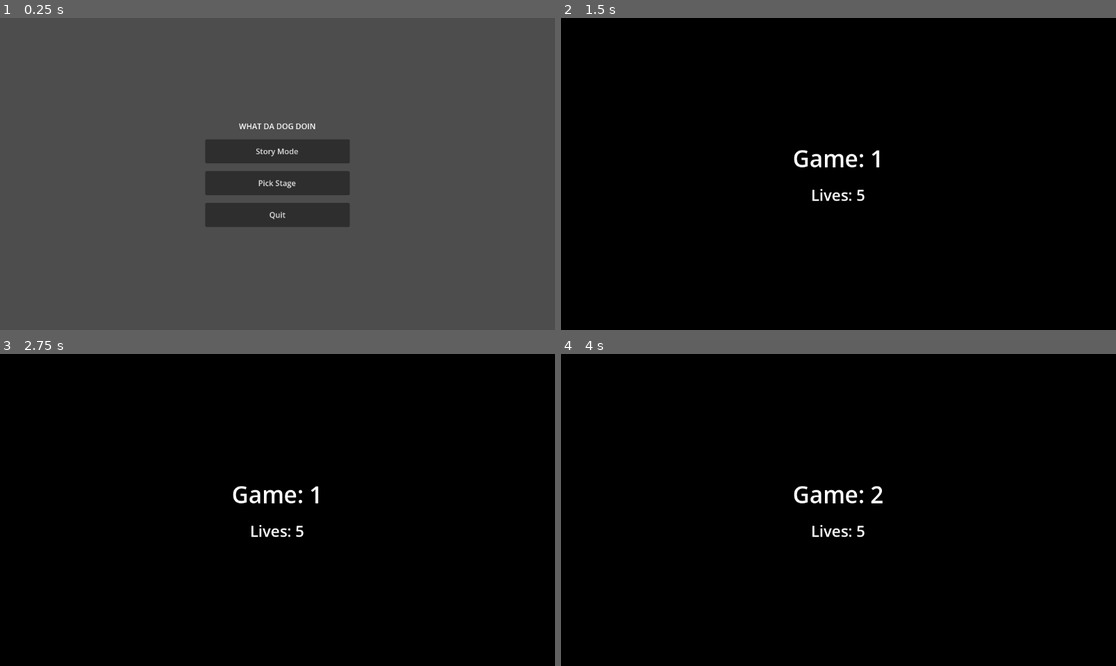
Above: before the commit, frames 1-4 (two rows, left to right).
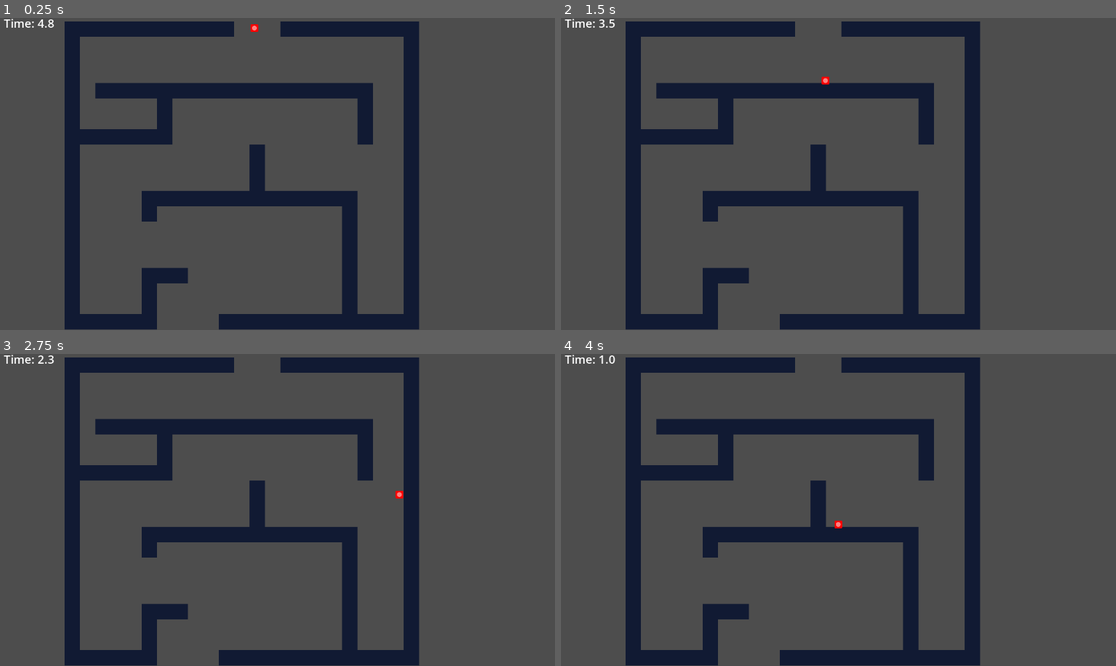
Above: after the commit, the same moments.

Repository: Pacil-Hore/what-da-dog-doin
Game: Godot game, scene res://Scenes/park/Labyrinth/labyrinth_level.tscn
Two runs of this game, one before a commit and one after it. Both use one fixed random seed, a clock stepped at 60 frames per second and the inputs below. Before the commit the project starts from res://Scenes/Menus/MainMenu.tscn.
Inputs (mouse positions are in pixels of both pictures, inside the frame that each line leads up to):
- Up to frame 1 (0.25 s): no input
- Up to frame 2 (1.5 s): click (838, 152) at 0.5 s, where only the run before the commit has a clickable "Story Mode"; click (838, 195) at 1.25 s, where only the run before the commit has a clickable "Continue →"
- Up to frame 3 (2.75 s): tap Enter at 2 s; move the mouse to (399, 494) at 2.02 s; click (399, 494) at 2.17 s; tap Space at 2.27 s
- Up to frame 4 (4 s): move the mouse to (727, 525) at 2.77 s; click (727, 525) at 2.92 s; tap Space at 3.02 s; click (838, 528) at 3.5 s, where only the run before the commit has a clickable "WIN"

The runs differ from the first frame. In frame 1, 23% of the frame differs, in the area x 0-76%, y 0-100%; in frame 2, 100%, in the area x 0-100%, y 0-100%; in frame 3, 100%; in frame 4, 100%.

Commit message:
feat: implement jump rope mini-game logic, game manager infrastructure, and associated assets

Diff:
--- /dev/null
+++ b/Scenes/AppManager.tscn
@@ -0,0 +1,40 @@
+[gd_scene format=3]
+
+[ext_resource type="Script" path="res://Scripts/app_manager.gd" id="1_uhbg8"]
+[ext_resource type="PackedScene" path="res://Scenes/Menus/MainMenu.tscn" id="2_mg4ys"]
+[ext_resource type="PackedScene" path="res://Scenes/Menus/StageSelect.tscn" id="3_86k5y"]
+[ext_resource type="PackedScene" path="res://Scenes/Cutscenes/CutsceneA.tscn" id="4_i1bw7"]
+[ext_resource type="PackedScene" path="res://Scenes/Cutscenes/CutsceneB.tscn" id="5_luyt5"]
+[ext_resource type="PackedScene" path="res://Scenes/Cutscenes/CutsceneC.tscn" id="6_d7d5k"]
+[ext_resource type="PackedScene" path="res://Scenes/GameManager.tscn" id="7_x057w"]
+[ext_resource type="PackedScene" path="res://Scenes/park/Labyrinth/labyrinth_level.tscn" id="8_tbdtn"]
+[ext_resource type="PackedScene" path="res://Scenes/park/JumpRope/JumpRopeStage.tscn" id="9_q8wbe"]
+[ext_resource type="PackedScene" path="res://Scenes/park/PickMe/PickMeStage.tscn" id="10_h5en5"]
+[ext_resource type="PackedScene" path="res://Scenes/park/Untangle/UntangleStage.tscn" id="11_5qyke"]
+[ext_resource type="PackedScene" path="res://Scenes/park/PlaceholderPark1.tscn" id="12_g8enm"]
+[ext_resource type="PackedScene" path="res://Scenes/park/PlaceholderPark2.tscn" id="13_gmk5h"]
+[ext_resource type="PackedScene" path="res://Scenes/park/PlaceholderPark3.tscn" id="14_7pil5"]
+[ext_resource type="PackedScene" path="res://Scenes/park/PlaceholderPark4.tscn" id="15_i50ik"]
+[ext_resource type="PackedScene" path="res://Scenes/park/PlaceholderParkBoss.tscn" id="16_em45s"]
+[ext_resource type="PackedScene" path="res://Scenes/street/PickTheRope/PickTheRopeStage.tscn" id="17_2cd0w"]
+[ext_resource type="PackedScene" path="res://Scenes/street/Toilet/ToiletStage.tscn" id="18_oaig6"]
+[ext_resource type="PackedScene" path="res://Scenes/street/PlaceholderStreet1.tscn" id="19_ow0sn"]
+[ext_resource type="PackedScene" path="res://Scenes/street/PlaceholderStreet2.tscn" id="20_8g0j6"]
+[ext_resource type="PackedScene" path="res://Scenes/street/PlaceholderStreet3.tscn" id="21_deeb1"]
+[ext_resource type="PackedScene" path="res://Scenes/street/PlaceholderStreet4.tscn" id="22_ih7s3"]
+[ext_resource type="PackedScene" path="res://Scenes/street/PlaceholderStreet5.tscn" id="23_wm7q4"]
+[ext_resource type="PackedScene" path="res://Scenes/street/PlaceholderStreet6.tscn" id="24_vc0jl"]
+[ext_resource type="PackedScene" path="res://Scenes/street/PlaceholderStreetBoss.tscn" id="25_c1y88"]
+
+[node name="AppManager" type="Node" unique_id=1453838948]
+script = ExtResource("1_uhbg8")
+main_menu_scene = ExtResource("2_mg4ys")
+stage_select_scene = ExtResource("3_86k5y")
+cutscene_a_scene = ExtResource("4_i1bw7")
+cutscene_b_scene = ExtResource("5_luyt5")
+cutscene_c_scene = ExtResource("6_d7d5k")
+game_manager_scene = ExtResource("7_x057w")
+park_microgames = Array[PackedScene]([ExtResource("8_tbdtn"), ExtResource("9_q8wbe"), ExtResource("10_h5en5"), ExtResource("11_5qyke"), ExtResource("12_g8enm"), ExtResource("13_gmk5h"), ExtResource("14_7pil5"), ExtResource("15_i50ik")])
+park_boss = ExtResource("16_em45s")
+street_microgames = Array[PackedScene]([ExtResource("17_2cd0w"), ExtResource("18_oaig6"), ExtResource("19_ow0sn"), ExtResource("20_8g0j6"), ExtResource("21_deeb1"), ExtResource("22_ih7s3"), ExtResource("23_wm7q4"), ExtResource("24_vc0jl")])
+street_boss = ExtResource("25_c1y88")
--- a/Scenes/GameManager.tscn
+++ b/Scenes/GameManager.tscn
@@ -1,6 +1,8 @@
-[gd_scene format=3 uid="uid://cetkayu1iq8kv"]
+[gd_scene format=3 uid="uid://bgb41qmrmaxtl"]
 
 [ext_resource type="Script" uid="uid://56nt545x6yhe" path="res://Scripts/game_manager.gd" id="1_m2tc1"]
+[ext_resource type="PackedScene" uid="uid://7ugsq80aeecn" path="res://Scenes/Interstitial.tscn" id="2_bwyv8"]
 
 [node name="GameManager" type="Node" unique_id=536985573]
 script = ExtResource("1_m2tc1")
+interstitial_scene = ExtResource("2_bwyv8")
--- a/Scenes/Interstitial.tscn
+++ b/Scenes/Interstitial.tscn
@@ -36,12 +36,6 @@
 theme_override_constants/separation = 20
 alignment = 1
 
-[node name="GameNumberLabel" type="Label" parent="VBoxContainer" unique_id=2000666493]
-layout_mode = 2
-theme_override_font_sizes/font_size = 48
-text = "Game: 1"
-horizontal_alignment = 1
-
 [node name="LivesLabel" type="Label" parent="VBoxContainer" unique_id=295737217]
 layout_mode = 2
 theme_override_font_sizes/font_size = 32
@@ -55,3 +49,14 @@
 theme_override_font_sizes/font_size = 36
 text = "SPEED UP!"
 horizontal_alignment = 1
+
+[node name="ControlIcon" type="TextureRect" parent="VBoxContainer" unique_id=1670314742]
+custom_minimum_size = Vector2(128, 128)
+layout_mode = 2
+expand_mode = 1
+stretch_mode = 5
+
+[node name="BossLabel" type="Label" parent="VBoxContainer" unique_id=986874438]
+visible = false
+layout_mode = 2
+text = "BOSS STAGE!"
--- /dev/null
+++ b/Scenes/ObjectiveOverlay.tscn
@@ -0,0 +1,36 @@
+[gd_scene format=3 uid="uid://tvjhmo8l8bo5"]
+
+[ext_resource type="Script" uid="uid://i0apiq10hvka" path="res://Scripts/objective_overlay.gd" id="1_dkxtn"]
+
+[node name="ObjectiveOverlay" type="CanvasLayer" unique_id=877309698]
+script = ExtResource("1_dkxtn")
+
+[node name="Control" type="Control" parent="." unique_id=1799123217]
+layout_mode = 3
+anchors_preset = 15
+anchor_right = 1.0
+anchor_bottom = 1.0
+grow_horizontal = 2
+grow_vertical = 2
+
+[node name="Dimmer" type="ColorRect" parent="Control" unique_id=231513488]
+layout_mode = 0
+anchor_right = 1.0
+anchor_bottom = 1.0
+color = Color(0, 0, 0, 0.6)
+
+[node name="VBoxContainer" type="VBoxContainer" parent="Control" unique_id=1201976351]
+layout_mode = 0
+anchor_left = 0.5
+anchor_top = 0.5
+anchor_right = 0.5
+anchor_bottom = 0.5
+grow_horizontal = 2
+grow_vertical = 2
+alignment = 1
+
+[node name="ObjectiveLabel" type="Label" parent="Control/VBoxContainer" unique_id=42938170]
+layout_mode = 2
+theme_override_font_sizes/font_size = 32
+text = "Objective Text"
+horizontal_alignment = 1
--- a/Scenes/Player.tscn
+++ b/Scenes/Player.tscn
@@ -1,12 +1,18 @@
 [gd_scene format=3 uid="uid://canpbu2erlkfy"]
 
 [ext_resource type="Script" uid="uid://bgfmhapsibb88" path="res://Scripts/player_mouse.gd" id="1_rpqav"]
+[ext_resource type="Texture2D" uid="uid://dg5ekpbw835er" path="res://Assets/generated/player_placeholder.png" id="2_kyqiw"]
 
-[sub_resource type="CircleShape2D" id="CircleShape2D_qbkls"]
-radius = 6.0
+[sub_resource type="CircleShape2D" id="CircleShape2D_kyqiw"]
+radius = 5.0
 
 [node name="Player" type="CharacterBody2D" unique_id=2099717202]
+motion_mode = 1
 script = ExtResource("1_rpqav")
 
 [node name="CollisionShape2D" type="CollisionShape2D" parent="." unique_id=1990488128]
-shape = SubResource("CircleShape2D_qbkls")
+shape = SubResource("CircleShape2D_kyqiw")
+
+[node name="Sprite2D" type="Sprite2D" parent="." unique_id=1911358964]
+scale = Vector2(0.25, 0.25)
+texture = ExtResource("2_kyqiw")
--- a/Scenes/park/Labyrinth/labyrinth_level.tscn
+++ b/Scenes/park/Labyrinth/labyrinth_level.tscn
@@ -1,6 +1,6 @@
 [gd_scene format=3 uid="uid://732jxuib78jn"]
 
-[ext_resource type="PackedScene" uid="uid://crbrwaqq404iv" path="res://Scenes/Labyrinth/labyrinth_object.tscn" id="1_wo3la"]
+[ext_resource type="PackedScene" uid="uid://crbrwaqq404iv" path="res://Scenes/park/Labyrinth/labyrinth_object.tscn" id="1_wo3la"]
 [ext_resource type="PackedScene" uid="uid://canpbu2erlkfy" path="res://Scenes/Player.tscn" id="2_jrs6i"]
 [ext_resource type="Script" uid="uid://c5vrtkuahkgl6" path="res://Scripts/labyrinth_level.gd" id="3_857ma"]
 
--- a/Scripts/JumpRope/jump_rope_stage.gd
+++ b/Scripts/JumpRope/jump_rope_stage.gd
@@ -2,6 +2,10 @@
 
 signal game_won
 signal game_lost
+
+@export var objective_text: String = "Jump!"
+@export var control_hint: String = "Spacebar"
+@export var control_icon_path: String = "res://assets/generated/spacebar_icon.png"
 
 @export var start_delay_duration: float = 1.0
 @export var round_duration: float = 5.0
--- a/Scripts/PickMe/pick_me_stage.gd
+++ b/Scripts/PickMe/pick_me_stage.gd
@@ -2,6 +2,10 @@
 
 signal game_won
 signal game_lost
+
+@export var objective_text: String = "Pick the right one!"
+@export var control_hint: String = "Mouse"
+@export var control_icon_path: String = "res://assets/generated/mouse_icon.png"
 
 @export var time_limit := 3.0
 @export var win_label_text := "You picked the clue!"
--- a/Scripts/PickTheRope/pick_the_rope_stage.gd
+++ b/Scripts/PickTheRope/pick_the_rope_stage.gd
@@ -3,6 +3,10 @@
 
 signal game_won
 signal game_lost
+
+@export var objective_text: String = "Pick your dog!"
+@export var control_hint: String = "Mouse"
+@export var control_icon_path: String = "res://assets/generated/mouse_icon.png"
 
 @export var start_delay_duration: float = 0.25
 @export var time_limit: float = 4.0
--- a/Scripts/Toilet/toilet_stage.gd
+++ b/Scripts/Toilet/toilet_stage.gd
@@ -2,6 +2,10 @@
 
 signal game_won
 signal game_lost
+
+@export var objective_text: String = "Pick the right place!"
+@export var control_hint: String = "Mouse"
+@export var control_icon_path: String = "res://assets/generated/mouse_icon.png"
 
 @export var time_limit: float = 3.0
 @export var instruction_text: String = "Left click the best toilet spot before time runs out."
--- a/Scripts/Untangle/untangle_stage.gd
+++ b/Scripts/Untangle/untangle_stage.gd
@@ -2,6 +2,10 @@
 
 signal game_won
 signal game_lost
+
+@export var objective_text: String = "Spin to untangle!"
+@export var control_hint: String = "Mouse"
+@export var control_icon_path: String = "res://assets/generated/mouse_icon.png"
 
 @export var time_limit := 5.0
 @export var rotations_per_state := 5
--- a/Scripts/app_manager.gd
+++ b/Scripts/app_manager.gd
@@ -1,37 +1,20 @@
 extends Node
 
-# Scenes
-const MAIN_MENU_SCENE = "res://Scenes/Menus/MainMenu.tscn"
-const STAGE_SELECT_SCENE = "res://Scenes/Menus/StageSelect.tscn"
-const CUTSCENE_A_SCENE = "res://Scenes/Cutscenes/CutsceneA.tscn"
-const CUTSCENE_B_SCENE = "res://Scenes/Cutscenes/CutsceneB.tscn"
-const CUTSCENE_C_SCENE = "res://Scenes/Cutscenes/CutsceneC.tscn"
-const GAME_MANAGER_SCENE = "res://Scenes/GameManager.tscn"
+@export_group("Core Scenes")
+@export var main_menu_scene: PackedScene
+@export var stage_select_scene: PackedScene
+@export var cutscene_a_scene: PackedScene
+@export var cutscene_b_scene: PackedScene
+@export var cutscene_c_scene: PackedScene
+@export var game_manager_scene: PackedScene
 
-# Scenario configs: arrays of scene paths
-const PARK_MICROGAMES: Array[String] = [
-	"res://Scenes/park/Labyrinth/labyrinth_level.tscn",
-	"res://Scenes/park/JumpRope/JumpRopeStage.tscn",
-	"res://Scenes/park/PickMe/PickMeStage.tscn",
-	"res://Scenes/park/Untangle/UntangleStage.tscn",
-	"res://Scenes/park/PlaceholderPark1.tscn",
-	"res://Scenes/park/PlaceholderPark2.tscn",
-	"res://Scenes/park/PlaceholderPark3.tscn",
-	"res://Scenes/park/PlaceholderPark4.tscn",
-]
-const PARK_BOSS: String = "res://Scenes/park/PlaceholderParkBoss.tscn"
+@export_group("Park Scenario")
+@export var park_microgames: Array[PackedScene] = []
+@export var park_boss: PackedScene
 
-const STREET_MICROGAMES: Array[String] = [
-	"res://Scenes/street/PickTheRope/PickTheRopeStage.tscn",
-	"res://Scenes/street/Toilet/ToiletStage.tscn",
-	"res://Scenes/street/PlaceholderStreet1.tscn",
-	"res://Scenes/street/PlaceholderStreet2.tscn",
-	"res://Scenes/street/PlaceholderStreet3.tscn",
-	"res://Scenes/street/PlaceholderStreet4.tscn",
-	"res://Scenes/street/PlaceholderStreet5.tscn",
-	"res://Scenes/street/PlaceholderStreet6.tscn",
-]
-const STREET_BOSS: String = "res://Scenes/street/PlaceholderStreetBoss.tscn"
+@export_group("Street Scenario")
+@export var street_microgames: Array[PackedScene] = []
+@export var street_boss: PackedScene
 
 enum Mode { NONE, FREE_PLAY, STORY }
 
@@ -40,23 +23,23 @@
 
 func go_to_main_menu():
 	Engine.time_scale = 1.0
-	get_tree().change_scene_to_file(MAIN_MENU_SCENE)
+	get_tree().change_scene_to_packed(main_menu_scene)
 
 func start_story_mode():
 	current_mode = Mode.STORY
 	story_stage = 0
-	get_tree().change_scene_to_file(CUTSCENE_A_SCENE)
+	get_tree().change_scene_to_packed(cutscene_a_scene)
 
 func story_cutscene_done():
 	# Called when any cutscene is "continued"
 	if story_stage == 0:
 		# After cutscene A -> run Park
 		story_stage = 1
-		_launch_game_manager(PARK_MICROGAMES, PARK_BOSS)
+		_launch_game_manager(park_microgames, park_boss)
 	elif story_stage == 2:
 		# After cutscene B -> run Street
 		story_stage = 3
-		_launch_game_manager(STREET_MICROGAMES, STREET_BOSS)
+		_launch_game_manager(street_microgames, street_boss)
 	elif story_stage == 4:
 		# After cutscene C -> go to main menu
 		go_to_main_menu()
@@ -64,39 +47,26 @@
 func start_free_play(scenario: String):
 	current_mode = Mode.FREE_PLAY
 	if scenario == "park":
-		_launch_game_manager(PARK_MICROGAMES, PARK_BOSS)
+		_launch_game_manager(park_microgames, park_boss)
 	elif scenario == "street":
-		_launch_game_manager(STREET_MICROGAMES, STREET_BOSS)
+		_launch_game_manager(street_microgames, street_boss)
 
-func _launch_game_manager(microgames: Array[String], boss: String):
-	# Store the config so GameManager can read it
-	var packed_microgames: Array[PackedScene] = []
-	for path in microgames:
-		var scene = load(path) as PackedScene
-		if scene:
-			packed_microgames.append(scene)
-		else:
-			push_warning("AppManager: Could not load microgame: " + path)
-
-	var boss_scene = load(boss) as PackedScene
-	if not boss_scene:
-		push_warning("AppManager: Could not load boss: " + boss)
-
+func _launch_game_manager(microgames: Array[PackedScene], boss: PackedScene):
 	# Pass via a global dict that GameManager will read
-	pending_microgames = packed_microgames
-	pending_boss = boss_scene
-	get_tree().change_scene_to_file(GAME_MANAGER_SCENE)
+	pending_microgames = microgames
+	pending_boss = boss
+	get_tree().change_scene_to_packed(game_manager_scene)
 
 func on_run_won():
 	if current_mode == Mode.STORY:
 		if story_stage == 1:
 			# Park won -> Cutscene B
 			story_stage = 2
-			get_tree().change_scene_to_file(CUTSCENE_B_SCENE)
+			get_tree().change_scene_to_packed(cutscene_b_scene)
 		elif story_stage == 3:
 			# Street won -> Cutscene C
 			story_stage = 4
-			get_tree().change_scene_to_file(CUTSCENE_C_SCENE)
+			get_tree().change_scene_to_packed(cutscene_c_scene)
 	else:
 		go_to_main_menu()
 
--- a/Scripts/game_manager.gd
+++ b/Scripts/game_manager.gd
@@ -3,15 +3,23 @@
 signal run_won
 signal run_lost
 
+@export_group("Settings")
+@export var initial_lives: int = 5
+@export var speed_up_threshold: int = 14
+@export var speed_up_multiplier: float = 1.5
+@export var total_games_per_run: int = 25
+
+@export_group("Scenes")
+@export var interstitial_scene: PackedScene
+
 var microgames: Array[PackedScene] = []
 var boss_game: PackedScene = null
-var interstitial_scene: PackedScene = preload("res://Scenes/Interstitial.tscn")
-
 var lives: int = 5
 var games_played: int = 0
 var speed_multiplier: float = 1.0
 
 var current_instance: Node
+var next_game_scene: PackedScene = null
 
 func _ready():
 	# Load config from AppManager (set before scene was changed)
@@ -24,33 +32,46 @@
 	call_deferred("start_game_loop")
 
 func start_game_loop():
-	lives = 5
+	lives = initial_lives
 	games_played = 0
 	speed_multiplier = 1.0
 	Engine.time_scale = speed_multiplier
+	_pick_next_game()
 	_load_interstitial()
+
+func _pick_next_game():
+	if games_played == total_games_per_run - 1:
+		next_game_scene = boss_game
+	else:
+		if microgames.size() == 0:
+			push_error("No microgames assigned to GameManager")
+			return
+		next_game_scene = microgames.pick_random()
 
 func _load_interstitial():
 	if current_instance != null:
 		current_instance.queue_free()
 		current_instance = null
 
-	var is_speed_up = (games_played == 14)
+	var is_speed_up = (games_played == speed_up_threshold)
 	if is_speed_up:
-		speed_multiplier = 1.5
+		speed_multiplier = speed_up_multiplier
 		Engine.time_scale = speed_multiplier
 
-	var is_boss = (games_played == 24)
-
-	if interstitial_scene == null:
-		push_error("interstitial_scene is not assigned in GameManager")
-		return
+	var is_boss = (games_played == total_games_per_run - 1)
 
 	var interstitial = interstitial_scene.instantiate()
 	add_child(interstitial)
 	current_instance = interstitial
 
-	interstitial.setup(lives, games_played + 1, is_speed_up, is_boss)
+	# To get control icon, we'll instantiate the game but not add it yet
+	var temp_game = next_game_scene.instantiate()
+	var icon_path = "res://assets/generated/placeholder_icon.png"
+	if "control_icon_path" in temp_game:
+		icon_path = temp_game.control_icon_path
+	temp_game.queue_free()
+
+	interstitial.setup(lives, icon_path, is_speed_up, is_boss)
 	interstitial.interstitial_done.connect(_on_interstitial_done)
 
 func _on_interstitial_done():
@@ -58,18 +79,31 @@
 		current_instance.queue_free()
 		current_instance = null
 
-	var next_scene: PackedScene
-	if games_played == 24:
-		next_scene = boss_game
-	else:
-		if microgames.size() == 0:
-			push_error("No microgames assigned to GameManager")
-			return
-		next_scene = microgames.pick_random()
-
-	var game_instance = next_scene.instantiate()
+	var game_instance = next_game_scene.instantiate()
 	add_child(game_instance)
 	current_instance = game_instance
+
+	# Pause gameplay until objective is shown
+	game_instance.process_mode = Node.PROCESS_MODE_DISABLED
+
+	# Show objective overlay
+	var overlay_scene = load("res://Scenes/ObjectiveOverlay.tscn")
+	var overlay = overlay_scene.instantiate()
+	# Use a separate CanvasLayer so it's not affected by game's process mode
+	add_child(overlay)
+
+	var obj_text = "Go!"
+	if "objective_text" in game_instance:
+		obj_text = game_instance.objective_text
+
+	overlay.setup(obj_text)
+
+	# Wait for overlay to be destroyed (it queue_frees itself)
+	await overlay.tree_exited
+
+	# Resume gameplay
+	if is_instance_valid(game_instance):
+		game_instance.process_mode = Node.PROCESS_MODE_INHERIT
 
 	if game_instance.has_signal("game_won"):
 		game_instance.game_won.connect(_on_game_won)
@@ -78,24 +112,30 @@
 
 func _on_game_won():
 	games_played += 1
-	if games_played == 25:
+	if games_played == total_games_per_run:
 		Engine.time_scale = 1.0
 		emit_signal("run_won")
 		AppManager.on_run_won()
 		return
+	_pick_next_game()
 	_load_interstitial()
 
 func _on_game_lost():
 	lives -= 1
-	games_played += 1
 	if lives <= 0:
 		Engine.time_scale = 1.0
 		emit_signal("run_lost")
 		AppManager.on_run_lost()
 		return
-	if games_played == 25:
-		Engine.time_scale = 1.0
-		emit_signal("run_lost")
-		AppManager.on_run_lost()
-		return
+
+	# If it's not the boss, proceed to the next game
+	# If it IS the boss (games_played == total_games_per_run - 1), we don't increment
+	# so that _pick_next_game() keeps choosing the boss.
+	if games_played < total_games_per_run - 1:
+		games_played += 1
+		_pick_next_game()
+	else:
+		# Retry boss
+		_pick_next_game()
+
 	_load_interstitial()
--- a/Scripts/interactive_placeholder.gd
+++ b/Scripts/interactive_placeholder.gd
@@ -4,6 +4,9 @@
 signal game_lost
 
 @export var label_text: String = "Placeholder Game"
+@export var objective_text: String = "Placeholder Instruction"
+@export var control_hint: String = "Mouse"
+@export var control_icon_path: String = "res://assets/generated/placeholder_icon.png"
 @export var time_limit: float = 5.0
 
 @onready var title_label: Label = $UI/VBox/TitleLabel
--- a/Scripts/interstitial.gd
+++ b/Scripts/interstitial.gd
@@ -3,21 +3,18 @@
 signal interstitial_done
 
 @onready var lives_label = $VBoxContainer/LivesLabel
-@onready var game_number_label = $VBoxContainer/GameNumberLabel
+@onready var control_icon = $VBoxContainer/ControlIcon
 @onready var speed_up_label = $VBoxContainer/SpeedUpLabel
+@onready var boss_label = $VBoxContainer/BossLabel
 
-func setup(lives: int, game_num: int, is_speed_up: bool, is_boss: bool):
-	if is_boss:
-		game_number_label.text = "BOSS STAGE"
-	else:
-		game_number_label.text = "Game: " + str(game_num)
+func setup(lives: int, icon_path: String, is_speed_up: bool, is_boss: bool):
+	if icon_path != "":
+		control_icon.texture = load(icon_path)
 
 	lives_label.text = "Lives: " + str(lives)
 
-	if is_speed_up:
-		speed_up_label.visible = true
-	else:
-		speed_up_label.visible = false
+	speed_up_label.visible = is_speed_up
+	boss_label.visible = is_boss
 
 func _ready():
 	# Wait 2 scaled seconds before emitting done
--- a/Scripts/labyrinth_level.gd
+++ b/Scripts/labyrinth_level.gd
@@ -2,6 +2,10 @@
 
 signal game_won
 signal game_lost
+
+@export var objective_text: String = "Exit the labyrinth!"
+@export var control_hint: String = "Mouse"
+@export var control_icon_path: String = "res://assets/generated/mouse_icon.png"
 
 @export var time_limit := 5.0
 @export var win_label_text := "You Win"
@@ -38,16 +42,22 @@
 func reset_level() -> void:
 	is_finished = false
 	time_left = time_limit
-	player.enabled = true
+	player.enabled = false # Disable until mouse is warped
 	player.global_position = start_point.global_position
-	player.movement_bounds = maze_bounds.grow(-player.cursor_radius)
+	player.movement_bounds = maze_bounds.grow(-player.collision_radius)
 	player.has_movement_bounds = true
 	result_label.text = ""
 	timer_label.text = "Time: %.1f" % time_left
 	time_limit_timer.start(time_limit)
+
 	_warp_mouse_to_player()
+
 	if hide_system_cursor:
 		Input.mouse_mode = Input.MOUSE_MODE_HIDDEN
+
+	# Small delay to ensure mouse is warped before enabling movement
+	await get_tree().create_timer(0.1).timeout
+	player.enabled = true
 
 
 func finish_level(message: String) -> void:
--- /dev/null
+++ b/Scripts/objective_overlay.gd
@@ -0,0 +1,8 @@
+extends CanvasLayer
+
+func setup(objective_text: String):
+	$Control/VBoxContainer/ObjectiveLabel.text = objective_text
+
+	# Wait for a split second (0.8 scaled seconds)
+	await get_tree().create_timer(0.8, false).timeout
+	queue_free()
--- a/Scripts/player_mouse.gd
+++ b/Scripts/player_mouse.gd
@@ -2,17 +2,14 @@
 class_name PlayerMouse
 
 @export var enabled := true
-@export var cursor_radius := 6.0
-@export var cursor_color := Color(1.0, 1.0, 1.0, 1.0)
-@export var cursor_outline_color := Color(0.08, 0.09, 0.12, 1.0)
+@export var collision_radius := 5.0
+@export var max_speed := 1500.0 # Limit speed to prevent tunneling through walls
 
 var movement_bounds := Rect2()
 var has_movement_bounds := false
 
-
 func _ready() -> void:
-	queue_redraw()
-
+	pass
 
 func _physics_process(delta: float) -> void:
 	if not enabled:
@@ -22,20 +19,21 @@
 	if has_movement_bounds:
 		target_position = _clamp_to_bounds(target_position)
 
-	var motion := target_position - global_position
-	if motion.length_squared() == 0.0:
-		return
+	var diff := target_position - global_position
 
-	velocity = motion / delta
+	# Proportional movement: speed depends on distance to mouse
+	# This feels more natural and less like "teleporting"
+	var speed_factor = 30.0
+	var desired_velocity = diff * speed_factor
+
+	# Limit velocity to prevent tunneling
+	velocity = desired_velocity.limit_length(max_speed)
+
 	move_and_slide()
 
+	# Secondary clamp to ensure physics didn't push us out of bounds
 	if has_movement_bounds:
 		global_position = _clamp_to_bounds(global_position)
-
-
-func _draw() -> void:
-	draw_circle(Vector2.ZERO, cursor_radius + 2.0, cursor_outline_color)
-	draw_circle(Vector2.ZERO, cursor_radius, cursor_color)
 
 
 func _clamp_to_bounds(point: Vector2) -> Vector2:
--- a/project.godot
+++ b/project.godot
@@ -11,14 +11,14 @@
 [application]
 
 config/name="What Da Dog Doin"
-run/main_scene="res://Scenes/Menus/MainMenu.tscn"
+run/main_scene="uid://732jxuib78jn"
 config/features=PackedStringArray("4.6", "Mobile")
 config/icon="res://icon.svg"
 
 [autoload]
 
 MCPRuntime="*uid://thnk5lnwxx8b"
-AppManager="*res://Scripts/app_manager.gd"
+AppManager="*res://Scenes/AppManager.tscn"
 
 [editor_plugins]
 
Binary file added: Assets/generated/mouse_icon.png
Not shown, added: Assets/generated/mouse_icon.png.import
Binary file added: Assets/generated/placeholder_icon.png
Not shown, added: Assets/generated/placeholder_icon.png.import
Binary file added: Assets/generated/player_placeholder.png
Not shown, added: Assets/generated/player_placeholder.png.import
Binary file added: Assets/generated/spacebar_icon.png
Not shown, added: Assets/generated/spacebar_icon.png.import
Not shown, added: Scripts/fix_app_manager_runtime.gd.uid
Not shown, added: Scripts/objective_overlay.gd.uid
Not shown, added: Scenes/AppManager.tscn.bak
Not shown, added: Scenes/FixAppManager.tscn.bak
(and 1 more such lines)
